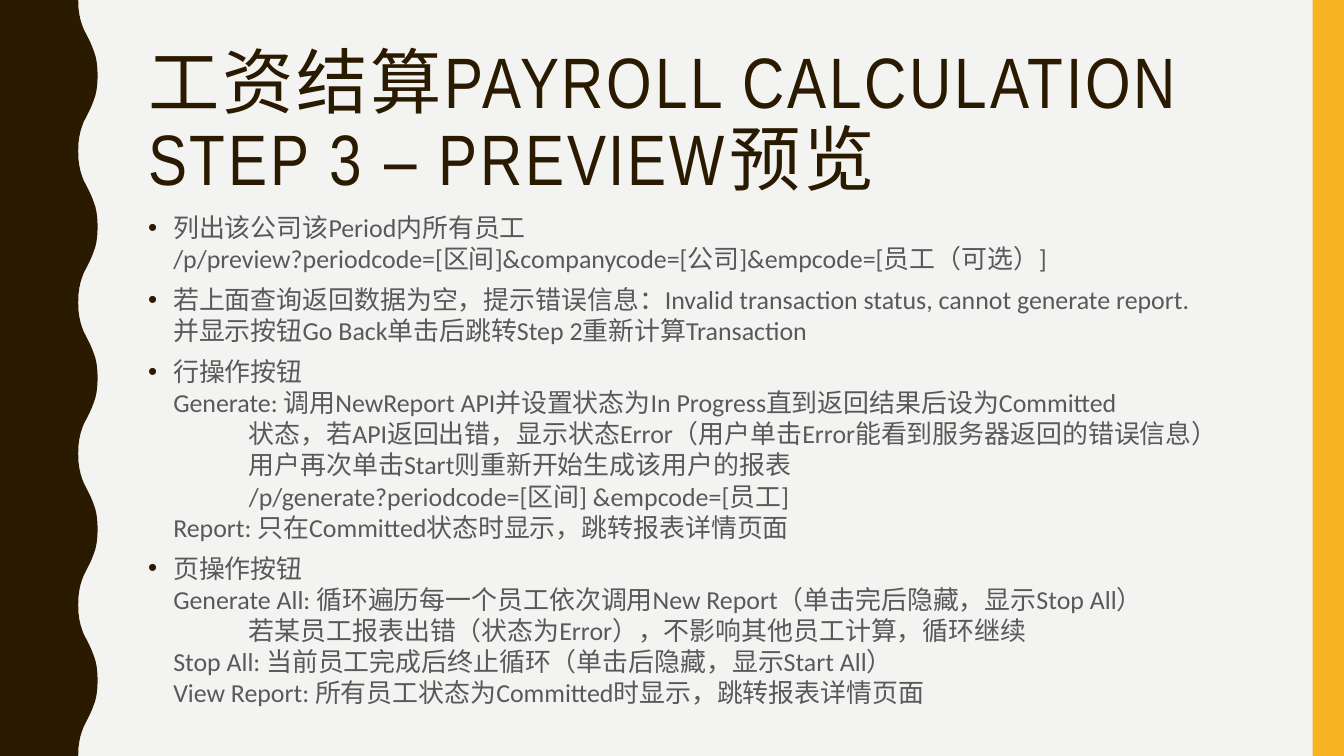
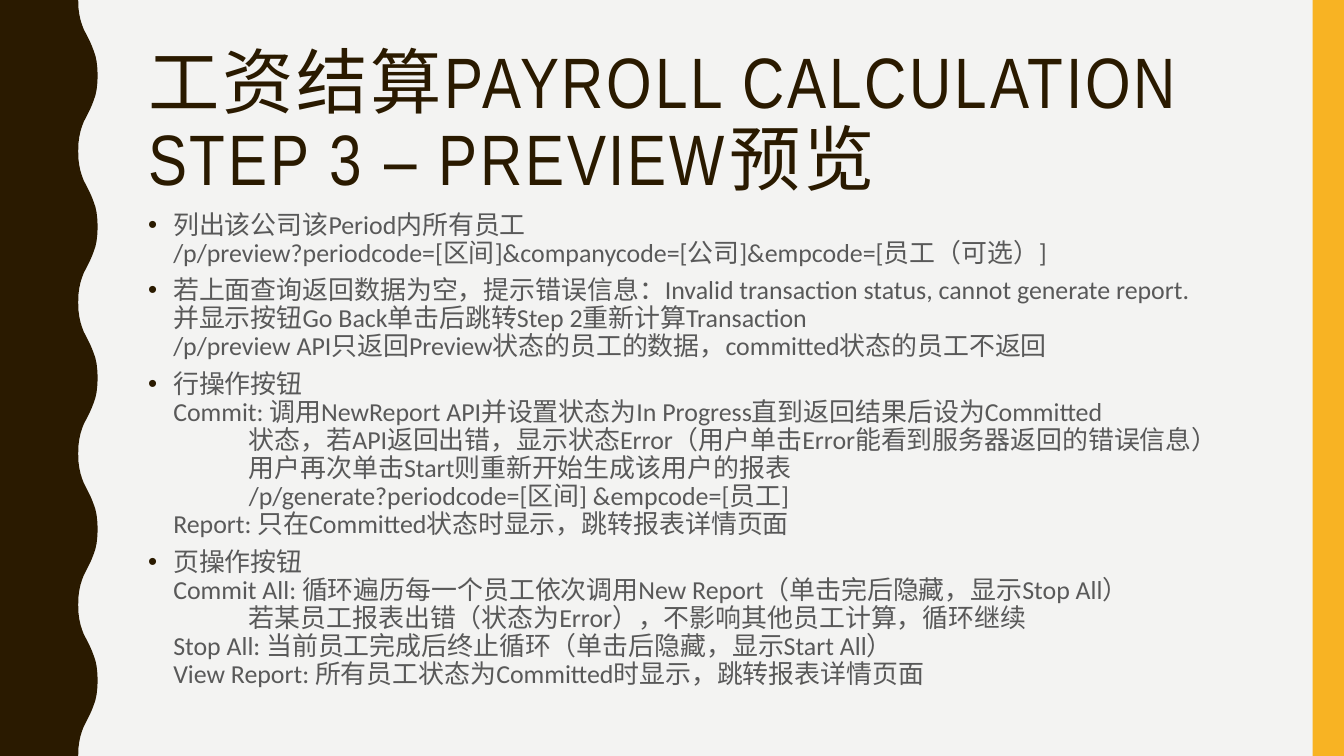
Before and after one commit to payrolls/payrolls.github.io, a slide deck: slide 12 of doc/Payroll Web UI.pptx. Drawn at 1344x756 pixels with LibreOffice and Linux fonts; fonts in the diff are those of the drawing. Boxes give left, top, right and bottom in pixels: in the first picture for what was removed or moved away, otherwise in the second. Text is boxed around its words. In the diff, an @@ line names an element or a change of style, - is before the commit and + after.

Commit message:
button text change

```diff
--- a/doc/Payroll Web UI.pptx
+++ b/doc/Payroll Web UI.pptx
@@ text at box(173, 212, 1047, 266): line spacing 1 to 0.9 @@
@@ text at box(173, 277, 1218, 687): text changed @@
-• 若上面查询返回数据为空，提示错误信息：Invalid transaction status, cannot generate report.
-  并显示按钮Go Back单击后跳转Step 2重新计算Transaction
-• 行操作按钮
-  Generate: 调用NewReport API并设置状态为In Progress直到返回结果后设为Committed
-  状态，若API返回出错，显示状态Error（用户单击Error能看到服务器返回的错误信息）
-  用户再次单击Start则重新开始生成该用户的报表
-  /p/generate?periodcode=[区间] &empcode=[员工]
-  Report: 只在Committed状态时显示，跳转报表详情页面
-• 页操作按钮
-  Generate All: 循环遍历每一个员工依次调用New Report（单击完后隐藏，显示Stop All）
-  若某员工报表出错（状态为Error），不影响其他员工计算，循环继续
-  Stop All: 当前员工完成后终止循环（单击后隐藏，显示Start All）
-  View Report: 所有员工状态为Committed时显示，跳转报表详情页面
+• 若上面查询返回数据为空，提示错误信息：Invalid transaction status, cannot generate report.
+  并显示按钮Go Back单击后跳转Step 2重新计算Transaction
+  /p/preview API只返回Preview状态的员工的数据，committed状态的员工不返回
+• 行操作按钮
+  Commit: 调用NewReport API并设置状态为In Progress直到返回结果后设为Committed
+  状态，若API返回出错，显示状态Error（用户单击Error能看到服务器返回的错误信息）
+  用户再次单击Start则重新开始生成该用户的报表
+  /p/generate?periodcode=[区间] &empcode=[员工]
+  Report: 只在Committed状态时显示，跳转报表详情页面
+• 页操作按钮
+  Commit All: 循环遍历每一个员工依次调用New Report（单击完后隐藏，显示Stop All）
+  若某员工报表出错（状态为Error），不影响其他员工计算，循环继续
+  Stop All: 当前员工完成后终止循环（单击后隐藏，显示Start All）
+  View Report: 所有员工状态为Committed时显示，跳转报表详情页面
```
Also in this commit, not shown: 1 other slide changed.
